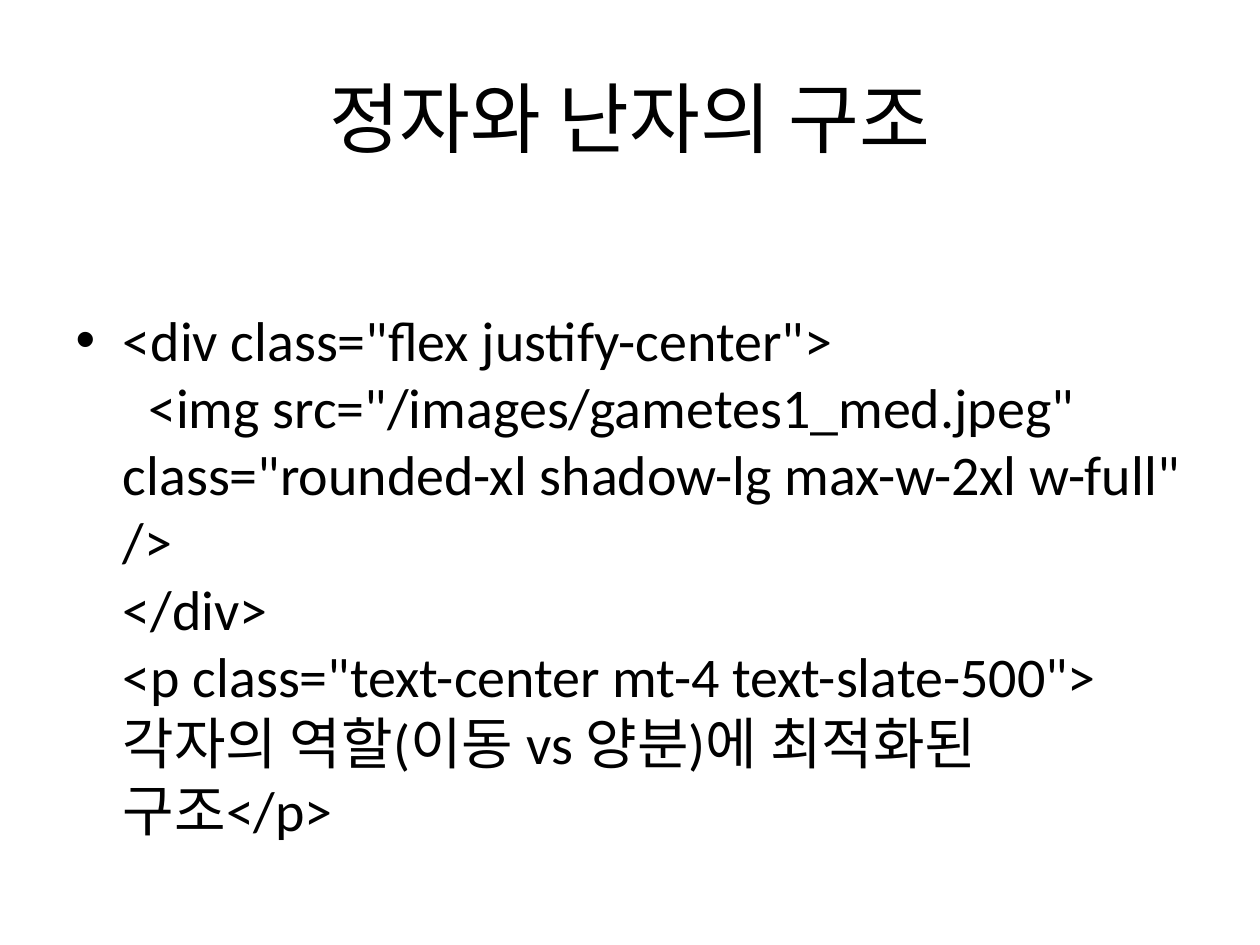
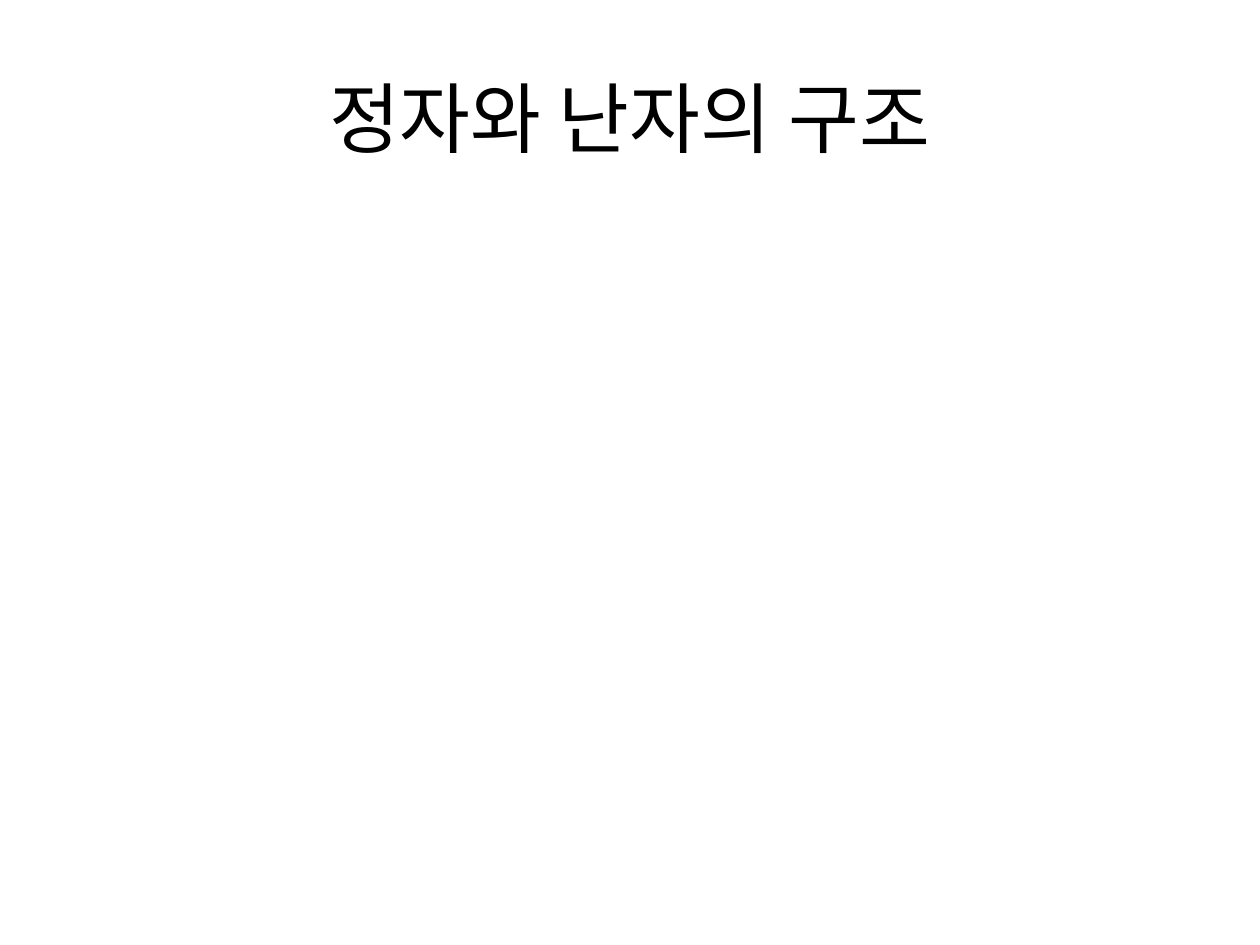
Before and after one commit to rjegjin/Project-SCOPE, a slide deck: slide 4 of output/02_fertilization.pptx. Drawn at 1260x945 pixels with LibreOffice and Linux fonts; fonts in the diff are those of the drawing. Boxes give left, top, right and bottom in pixels: in the first picture for what was removed or moved away, otherwise in the second. Text is boxed around its words. In the diff, an @@ line names an element or a change of style, - is before the commit and + after.

```diff
--- a/output/02_fertilization.pptx
+++ b/output/02_fertilization.pptx
@@ text removed at [123, 322, 1179, 840] @@
-• <div class="flex justify-center">
-  <img src="/images/gametes1_med.jpeg" class="rounded-xl shadow-lg max-w-2xl w-full" />
-  </div>
-  <p class="text-center mt-4 text-slate-500">각자의 역할(이동 vs 양분)에 최적화된 구조</p>
```
Also in this commit, not shown: 3 other slides changed, 1 slide removed, 12 other files.
